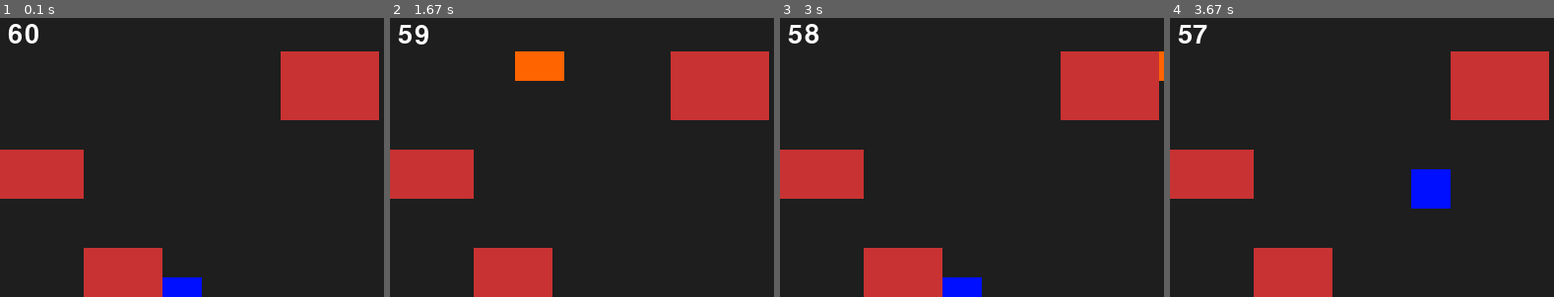
Above: before the commit, frames 1-4 (left to right).
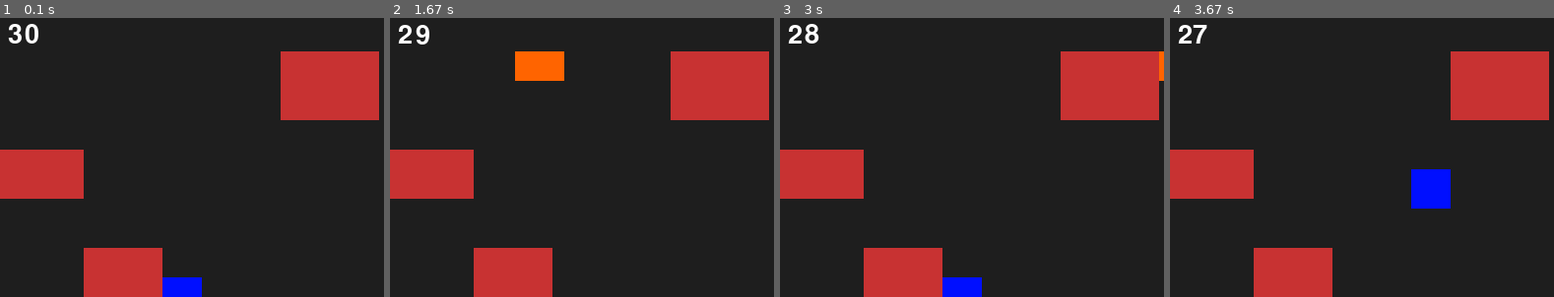
Above: after the commit, the same moments.

Repository: nij0ey/pygame_project
Game: pygame game, started from 치즈 획득 게임(최종).py
Two runs of this game, one before a commit and one after it. Both use one fixed random seed, a clock stepped at 60 frames per second and the inputs below.
Inputs:
- Up to frame 1 (0.1 s): no input
- Up to frame 2 (1.67 s): hold Right 0.33-0.8 s; hold Up 0.83-1.13 s; hold Right 1.17-1.63 s
- Up to frame 3 (3 s): hold Left 1.67-2.2 s; hold Down 2.23-2.53 s; hold Left 2.57-2.97 s
- Up to frame 4 (3.67 s): hold Up 3-3.37 s; hold Right from 3.4 s (still down)
The pictures show only the part of the screen within x 26-76%, y 0-50%; the shares and areas given below are measured in that part.

The runs differ from the first frame. In frame 1, 0.1% of the frame differs, in the area x 2-6%, y 2-10%; in frame 2, 0.3%, in the area x 2-11%, y 2-10%; in frame 3, 0.1%; in frame 4, 0.1%.

Commit message:
Update 치즈 획득 게임(최종).py

Diff:
--- a/치즈 획득 게임(최종).py
+++ b/치즈 획득 게임(최종).py
@@ -35,28 +35,28 @@
     while True:
         x = random.randint(0, 800 - size)
         y = random.randint(0, 600 - size)
-        key_rect = pygame.Rect(x, y, size, size)
+        cheese_rect = pygame.Rect(x, y, size, size)
 
         overlaps = False
         # 고정 장애물과의 충돌 확인
         for obs in obstacles:
-            if key_rect.colliderect(obs):
+            if cheese_rect.colliderect(obs):
                 overlaps = True
                 break
         # 움직이는 장애물과의 충돌 확인
-        if key_rect.colliderect(moving_obs):
+        if cheese_rect.colliderect(moving_obs):
             overlaps = True
             break
 
         if not overlaps:
-            return key_rect
+            return cheese_rect
 
 # 초기 치즈 생성
 cheese = create_cheese()
 score = 0
 
 # 제한 시간 설정
-TOTAL_TIME = 60
+TOTAL_TIME = 30
 start_time = time.time()
 
 # 게임 상태 변수
